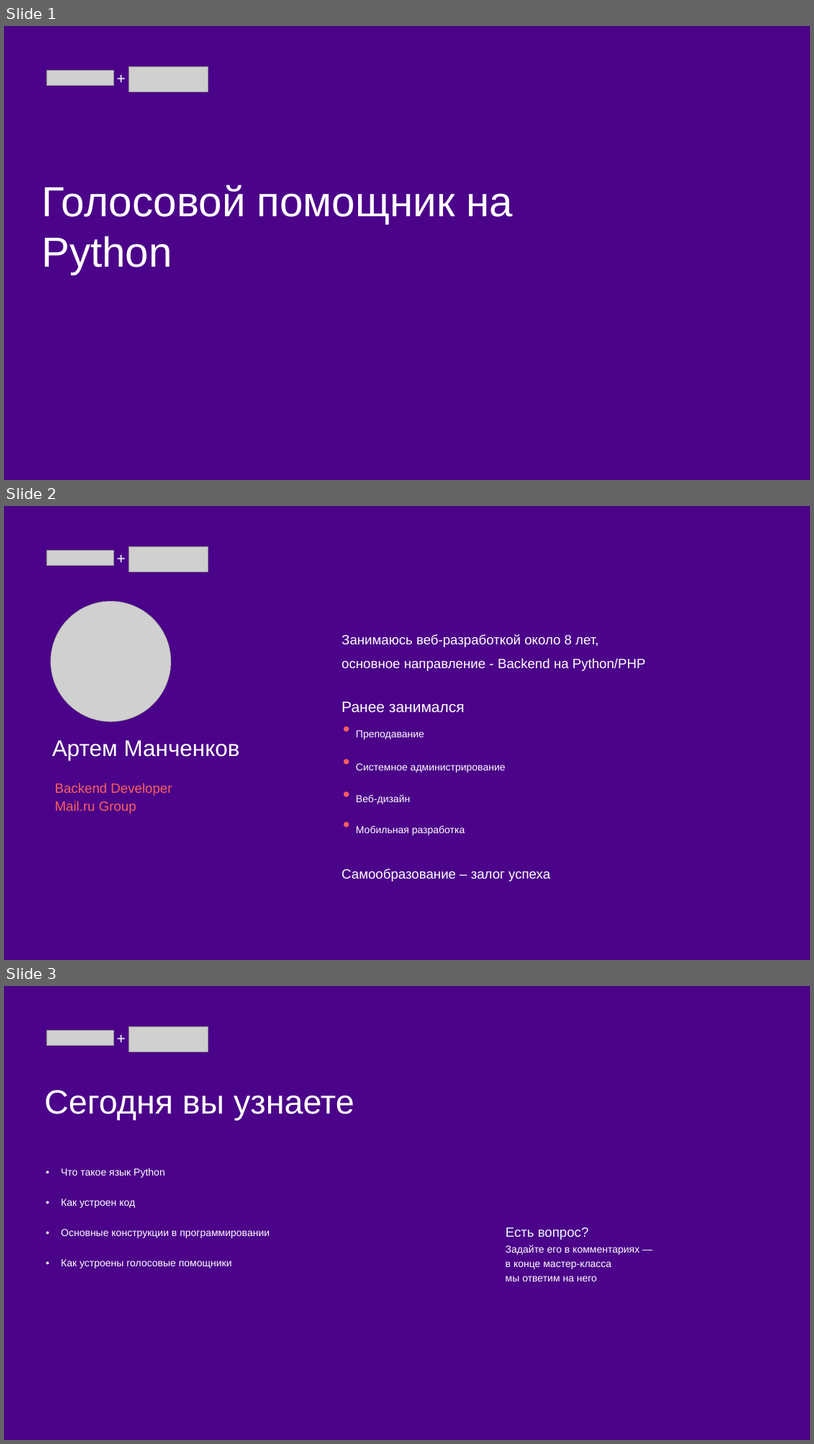
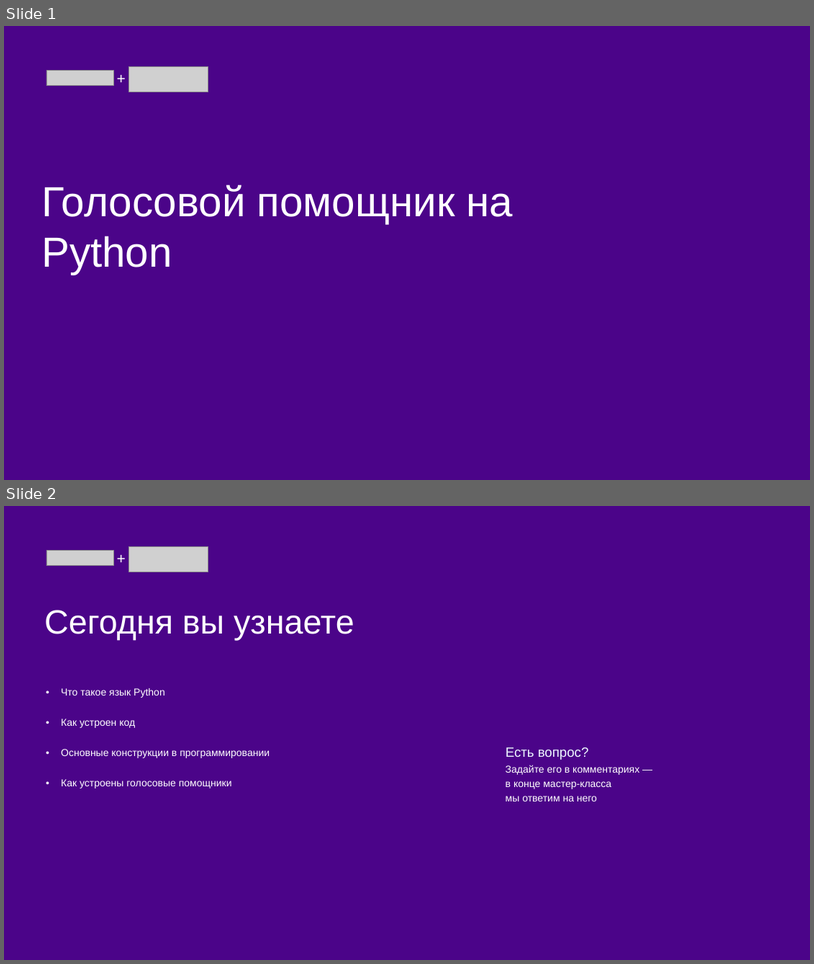
Before and after one commit to manchenkoff/skillbox-voice-assistant, a slide deck: resources/keynote.pptx. Shown one above the other, each under a label of ours: slides 1, 2 and 3 before the commit, slides 1 and 2 after it. The pictures are 814x1444 and 814x964 pixels, drawn with LibreOffice and Linux fonts; fonts in the diff are those of the drawing; grey boxes stand for pictures. Boxes give left, top, right and bottom in pixels: in the first picture for what was removed or moved away, otherwise in the second. Text is boxed around its words. In the diff, an @@ line names an element or a change of style, - is before the commit and + after.

```diff
--- a/resources/keynote.pptx
+++ b/resources/keynote.pptx
@@ slide 2 removed at <box>4,506,810,960</box>, background #4B0489 @@
@@ text removed at <box>115,547,128,569</box> @@
-+
@@ picture removed at <box>129,546,208,572</box> @@
@@ picture removed at <box>46,551,113,566</box> @@
@@ picture removed at <box>51,601,171,721</box> @@
@@ text removed at <box>342,634,646,671</box> @@
-Занимаюсь веб-разработкой около 8 лет,
-основное направление - Backend на Python/PHP
@@ text removed at <box>342,701,465,713</box> @@
-Ранее занимался
@@ text removed at <box>52,740,240,760</box> @@
-Артем Манченков
@@ ellipse removed at <box>344,726,349,731</box> @@
@@ text removed at <box>356,730,424,739</box> @@
-Преподавание
@@ ellipse removed at <box>344,759,349,764</box> @@
@@ text removed at <box>356,763,506,772</box> @@
-Системное администрирование
@@ text removed at <box>55,782,172,813</box> @@
-Backend Developer
-Mail.ru Group
@@ ellipse removed at <box>344,791,349,797</box> @@
@@ text removed at <box>356,794,410,804</box> @@
-Веб-дизайн
@@ ellipse removed at <box>344,821,349,827</box> @@
@@ text removed at <box>356,825,466,835</box> @@
-Мобильная разработка
@@ text removed at <box>342,868,550,881</box> @@
-Самообразование – залог успеха
@@ what was slide 3 is now slide 2 @@
```
Also in this commit, not shown: 1 slide changed, 6 other files.
